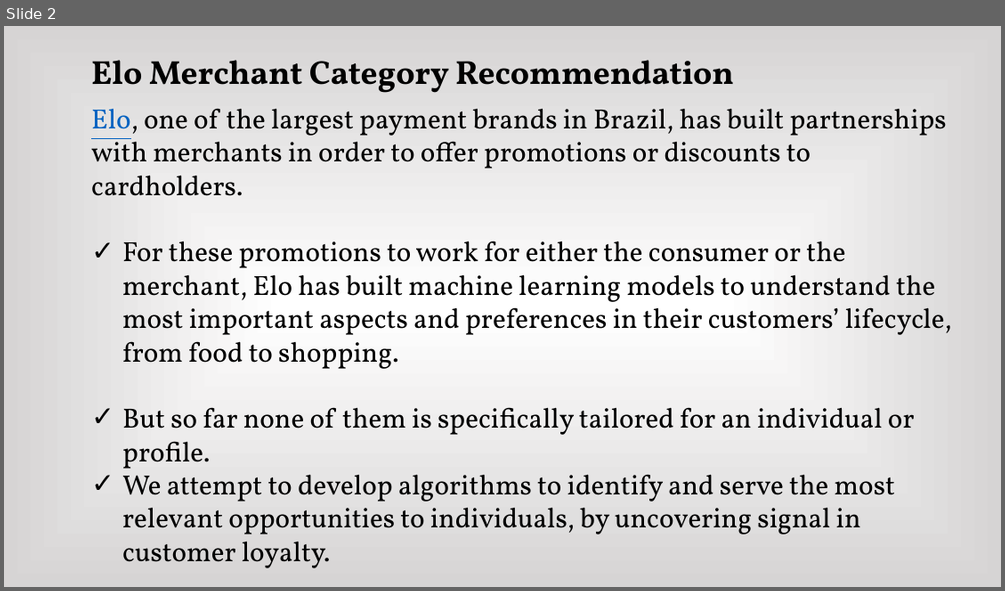
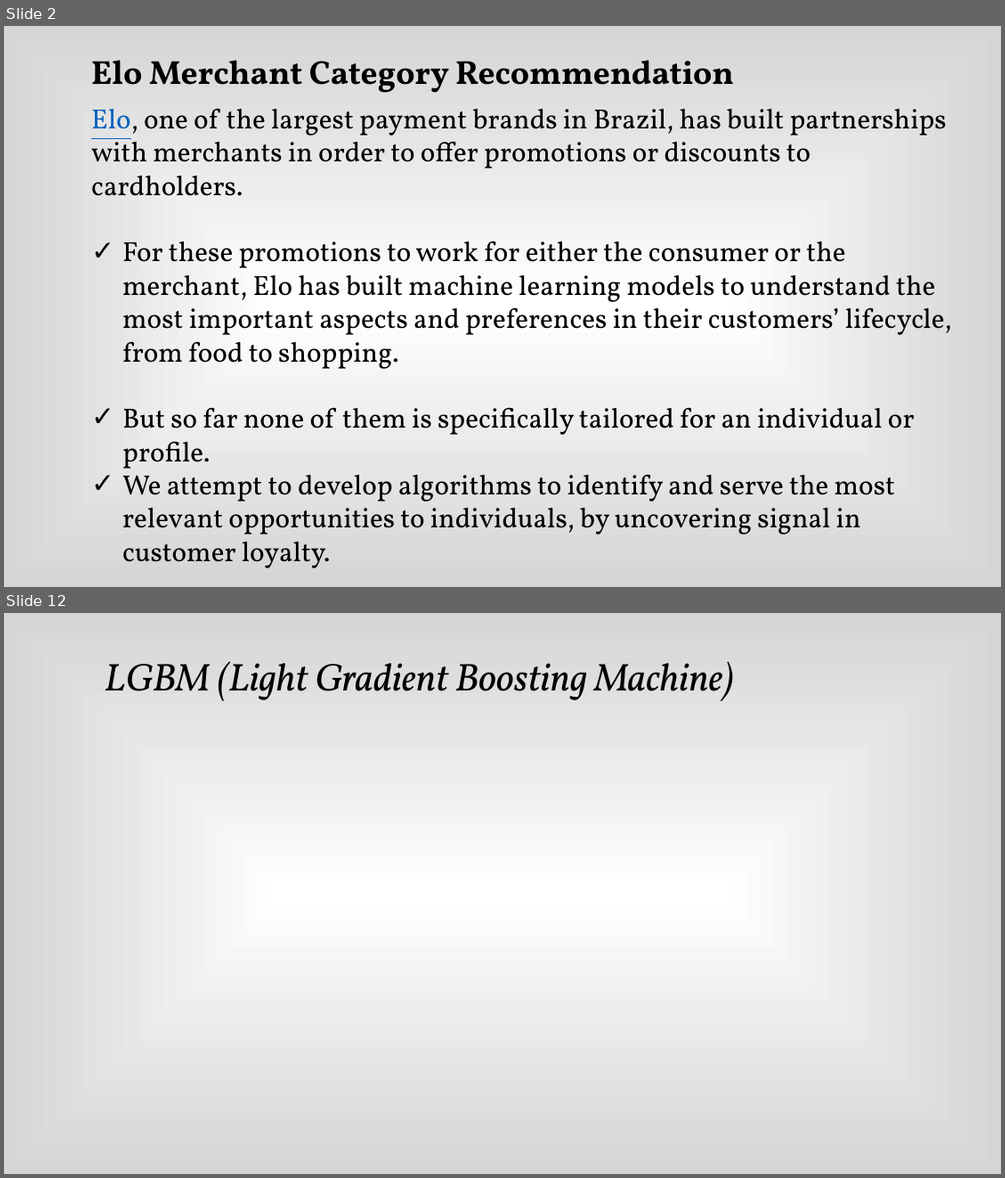
Before and after one commit to Jonheston/final_project, a slide deck: Final Presentation.pptx. Shown one above the other, each under a label of ours: slide 2 before the commit, slides 2 and 12 after it; the slides between them are not shown. The pictures are 1005x591 and 1005x1178 pixels, drawn with LibreOffice and Linux fonts; fonts in the diff are those of the drawing. Boxes give left, top, right and bottom in pixels: in the first picture for what was removed or moved away, otherwise in the second. Text is boxed around its words. In the diff, an @@ line names an element or a change of style, - is before the commit and + after.

```diff
--- a/Final Presentation.pptx
+++ b/Final Presentation.pptx
@@ slide 12 added at [4,613,1001,1174], background gradient #FFFFFF to #D6D4D4 @@
@@ text added at [105,661,734,701], 28 pt, text #000000, italic @@
+  LGBM (Light Gradient Boosting Machine)
```
Also in this commit, not shown: 4 slides changed, 8 other slides added, 1 slide removed.
